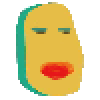
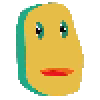
Two versions of the same layered image (w=100, h=100). Layer-by-layer changes:
hid "レイヤー 0" over box(30, 20, 74, 80)
hid "レイヤー 0 のコピー 2" over box(30, 20, 74, 80)
